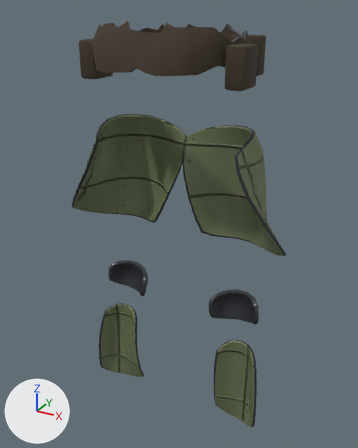
An edit to the glTF model art/armor/legs_scout.grunt.glb, drawn before and after from the same camera.
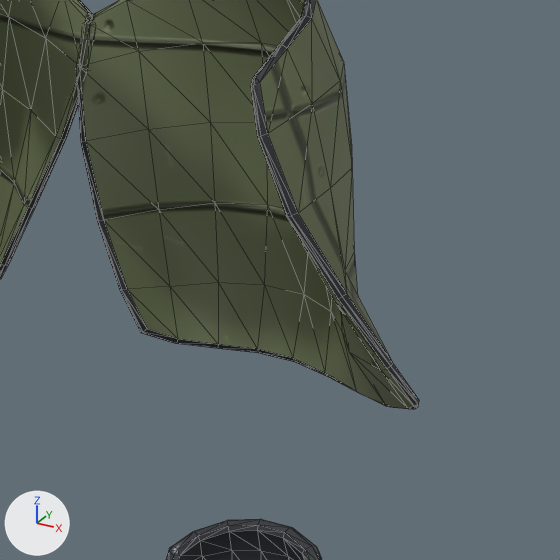
The first picture shows the older version from a 50 mm lens placed at (0.537, -0.911, 1.21), pointed at (0.007, 0.053, 0.728). The close-ups show the older and then the newer version on the part from 44% to 92% of the width and 29% to 67% of the height of that picture. Only the edits that show in the close-ups are written down. The axes (+X, +Y, +Z) are drawn at lower left. The lights are the same throughout. The close-ups show mesh edges as thin lines. Vertices at exactly the same position are counted once.

The first close-up shows 'calf_r__knee_r', 'thigh_l__thigh_l', 'thigh_r__thigh_r'.
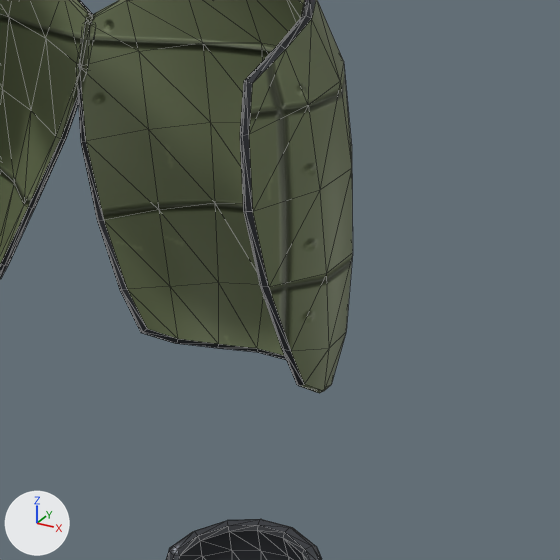
Diff of the bpy script that builds the scene:
```diff
--- a/art/armor/legs_scout.grunt.glb.py
+++ b/art/armor/legs_scout.grunt.glb.py
@@ me_thigh_r__thigh_r @@
 # used by ob_thigh_r__thigh_r; location = (0.0, 0.0, 0.0)
-me_thigh_r__thigh_r.from_pydata(...)  # 166 vertices, 328 faces; spans x -0.006..0.286, y -0.021..0.138, z 0.696..0.969
+me_thigh_r__thigh_r.from_pydata(...)  # 162 vertices, 320 faces; spans x -0.006..0.218, y -0.019..0.138, z 0.696..0.969
+# me_thigh_r__thigh_r part 1
+# 14 vertices are removed from x 0.169..0.286, y -0.02..0.012, z 0.729..0.936
+# 45 faces are deleted
+# 49 vertices move from x 0.168..0.27, y -0.021..0.105, z 0.698..0.953 to x 0.165..0.218, y -0.019..0.106, z 0.697..0.952
+# 10 vertices are added at x 0.165..0.206, y -0.019..0.022, z 0.723..0.933
+# 16 new faces join them, mat_armor_plate
+# 21 new faces join them, mat_armor_trim
+# me_thigh_r__thigh_r part 2: 40 kept faces spanning x 0.165..0.217, y -0.019..0.119, z 0.697..0.901 get new texture (UV) coordinates
 me_thigh_r__thigh_r.materials.append(mat_armor_plate)
```

Pixel boxes (x1, y1, x2, y2) of what changed, in the close-ups (560 x 560 px; the box of a moved part takes in the faces that stretch with it):
'thigh_r__thigh_r', reshaped
    before: (78, 0, 419, 409)
    after: (78, 0, 353, 393)
part 1 of me_thigh_r__thigh_r, moved or reshaped
    before: (251, 16, 419, 409)
    after: (240, 16, 353, 393)
part 2 of me_thigh_r__thigh_r, surface changed
    before: (259, 141, 392, 406)
    after: (240, 144, 346, 391)
